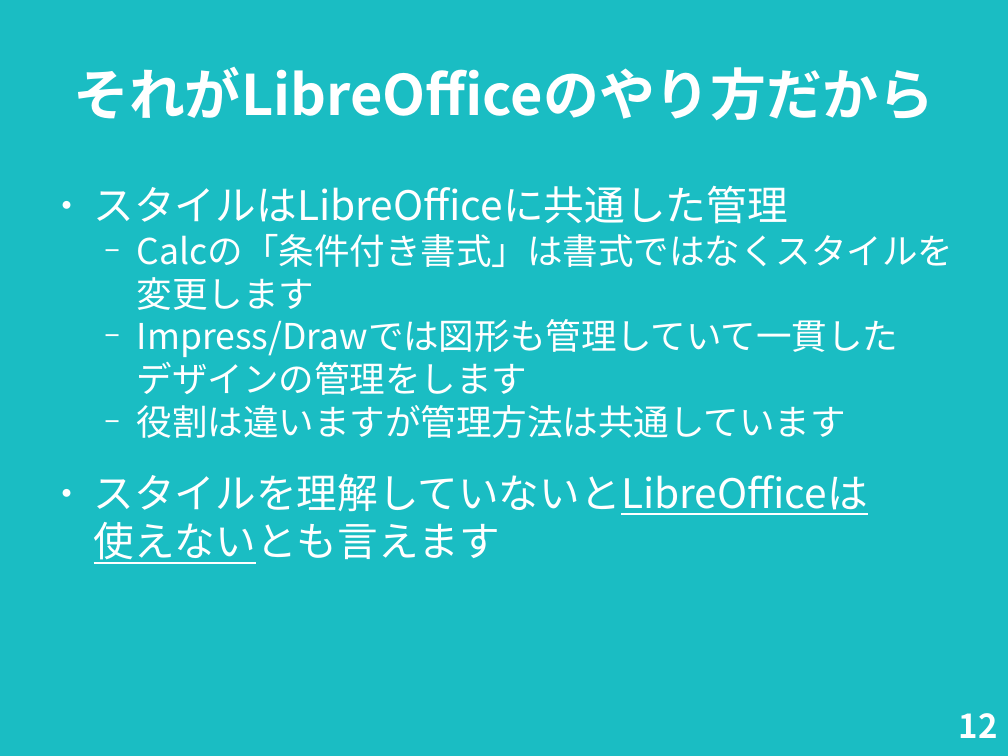
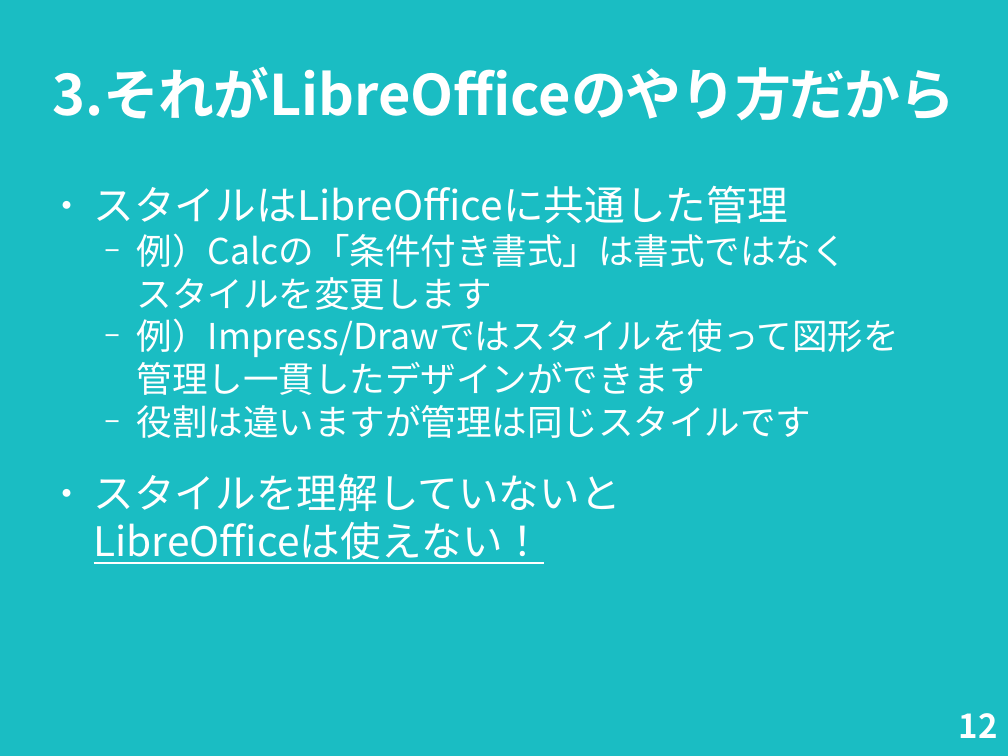
Before and after one commit to nogajun/libreofficekaigi2018-handson, a slide deck: slide 12 of docs/20180512-writer_handson_slide.odp. Drawn at 1008x756 pixels with LibreOffice and Linux fonts; fonts in the diff are those of the drawing. Boxes give left, top, right and bottom in pixels: in the first picture for what was removed or moved away, otherwise in the second. Text is boxed around its words. In the diff, an @@ line names an element or a change of style, - is before the commit and + after.

Commit message:
READMEの変更とスライドをアップデート

```diff
--- a/docs/20180512-writer_handson_slide.odp
+++ b/docs/20180512-writer_handson_slide.odp
@@ title at bbox=[53, 67, 955, 121]: text changed @@
-それがLibreOfficeのやり方だから
+3.それがLibreOfficeのやり方だから
@@ text at bbox=[94, 233, 899, 564]: text changed @@
-  − Calcの「条件付き書式」は書式ではなくスタイルを変更します
-  − Impress/Drawでは図形も管理していて一貫した
-    デザインの管理をします
-  − 役割は違いますが管理方法は共通しています
-● スタイルを理解していないとLibreOfficeは
-  使えないとも言えます
+  − 例）Calcの「条件付き書式」は書式ではなく
+    スタイルを変更します
+  − 例）Impress/Drawではスタイルを使って図形を
+    管理し一貫したデザインができます
+  − 役割は違いますが管理は同じスタイルです
+● スタイルを理解していないと
+  LibreOfficeは使えない！
```
Also in this commit, not shown: 11 other slides changed, 2 other files.
